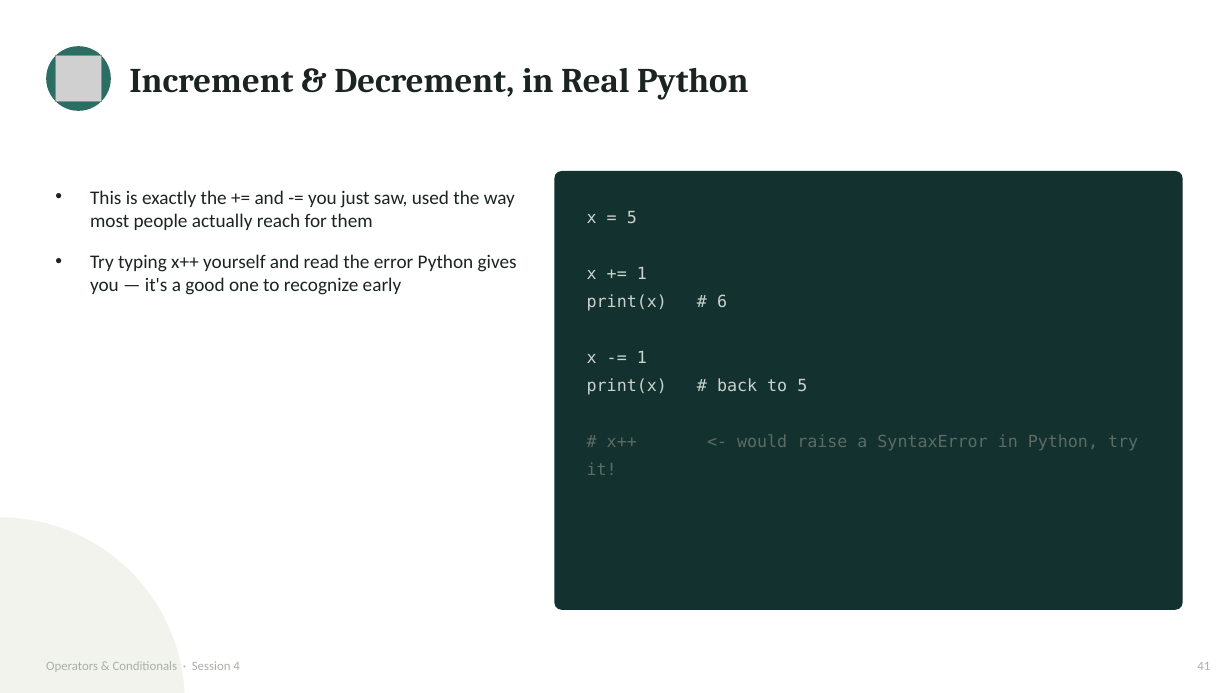
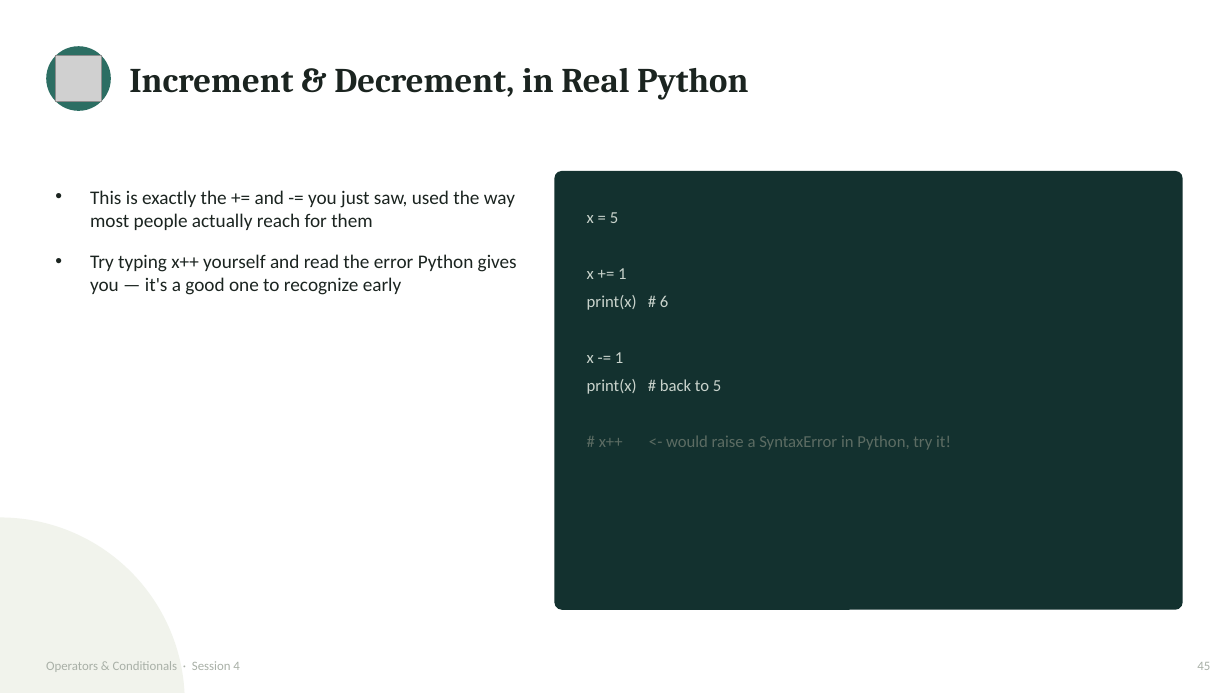
Before and after one commit to waseem-development/ai-ml-course, a slide deck: slide 45 of slides/3_session4_operators_conditionals.pptx (slide 41 before the commit). Drawn at 1232x693 pixels with LibreOffice and Linux fonts; fonts in the diff are those of the drawing; grey boxes stand for pictures. Boxes give left, top, right and bottom in pixels: in the first picture for what was removed or moved away, otherwise in the second. Text is boxed around its words. In the diff, an @@ line names an element or a change of style, - is before the commit and + after.

```diff
--- a/slides/3_session4_operators_conditionals.pptx
+++ b/slides/3_session4_operators_conditionals.pptx
@@ text "x = 5" at [587,212,951,450]: font DejaVu Sans Mono to Calibri @@
@@ text at [1197,662,1210,670]: text changed @@
-41
+45
```
Also in this commit, not shown: 41 other slides changed, 7 slides added, 5 other files.
